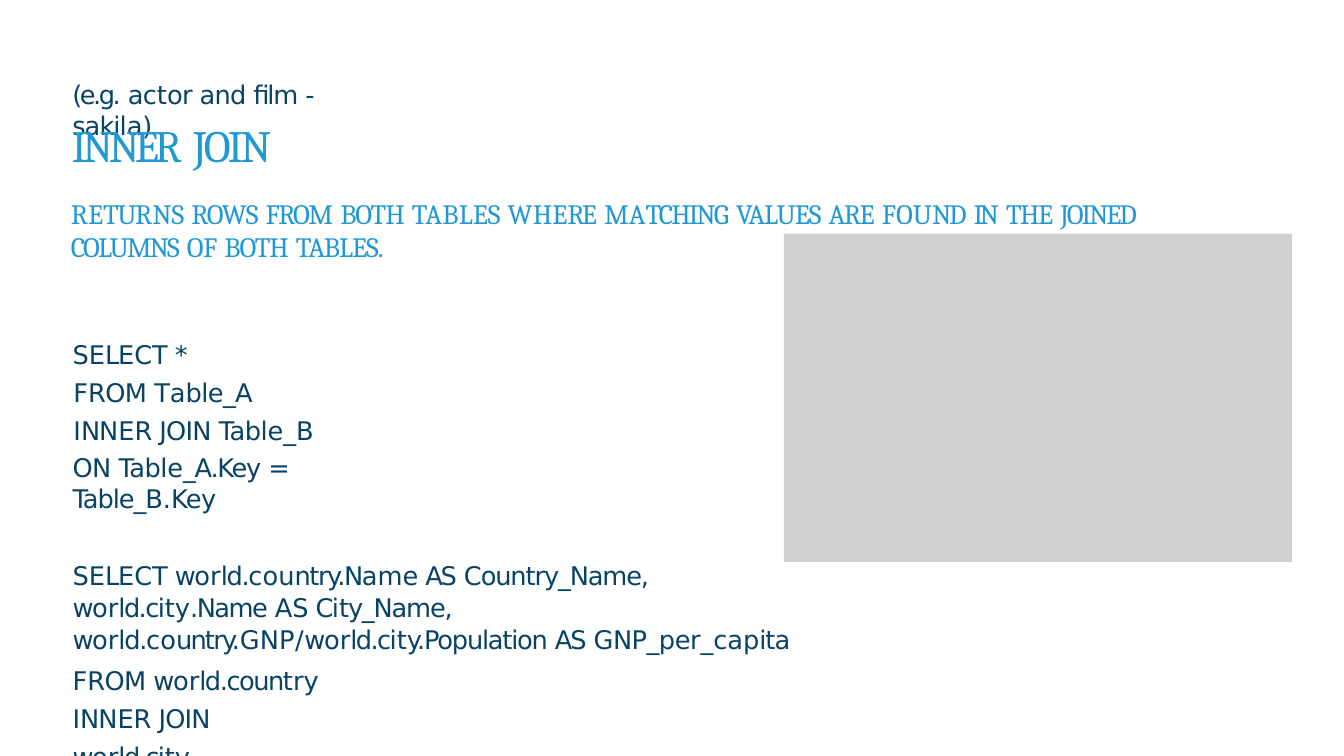
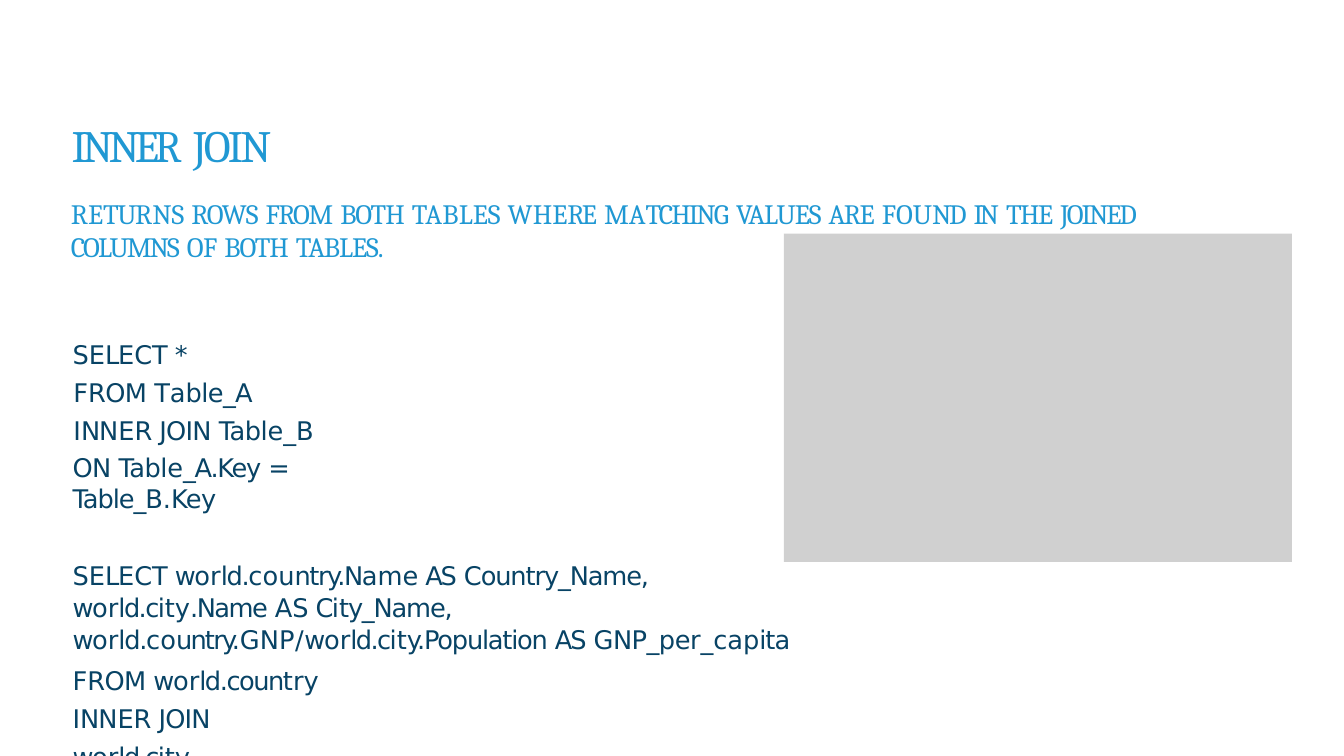
Before and after one commit to itua1293/w3-nbs, a slide deck: slide 33 of D1/W3 D1D2 SQL.pptx (slide 38 before the commit). Drawn at 1344x756 pixels with LibreOffice and Linux fonts; fonts in the diff are those of the drawing; grey boxes stand for pictures. Boxes give left, top, right and bottom in pixels: in the first picture for what was removed or moved away, otherwise in the second. Text is boxed around its words. In the diff, an @@ line names an element or a change of style, - is before the commit and + after.

```diff
--- a/D1/W3 D1D2 SQL.pptx
+++ b/D1/W3 D1D2 SQL.pptx
@@ text removed at [72, 84, 298, 140] @@
-(e.g. actor and film - sakila)
```
Also in this commit, not shown: 3 other slides changed.
